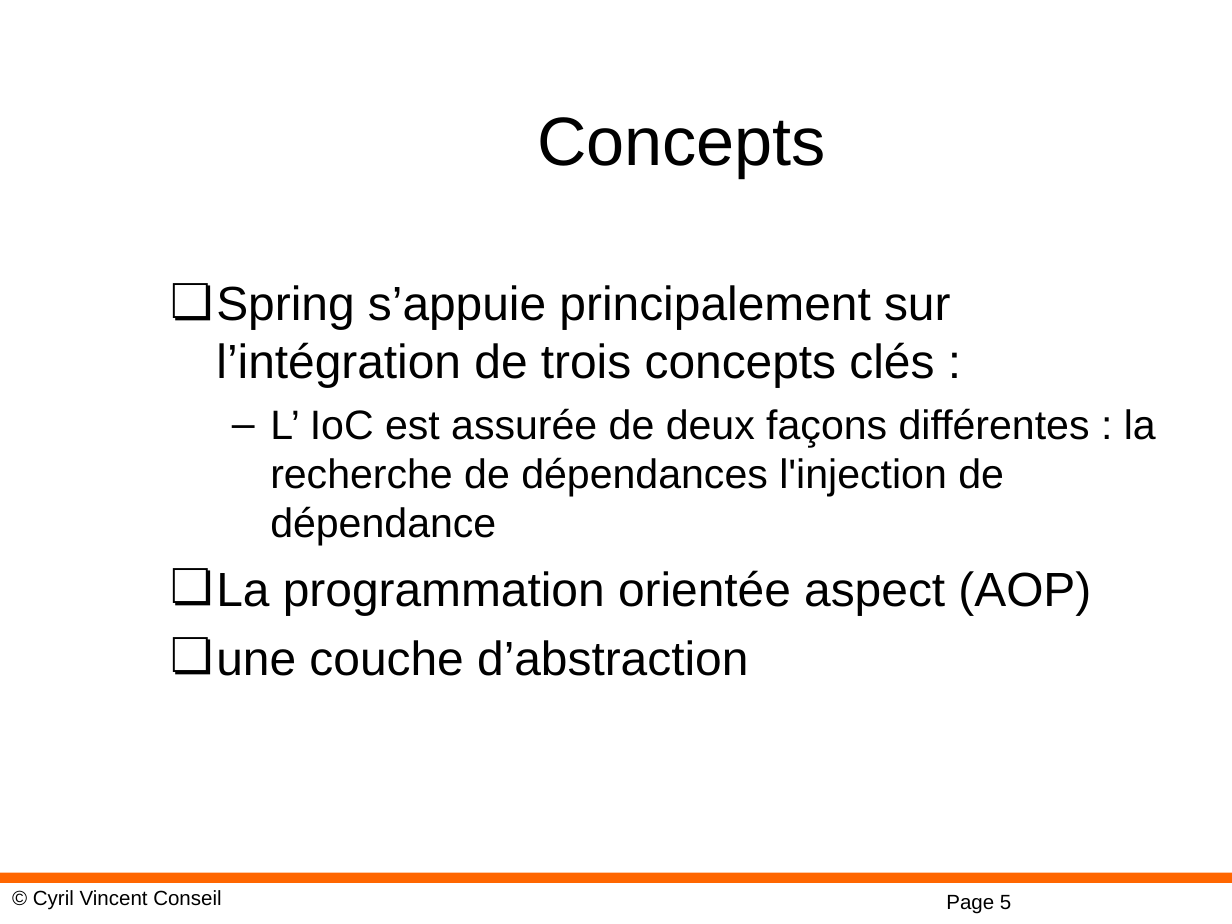
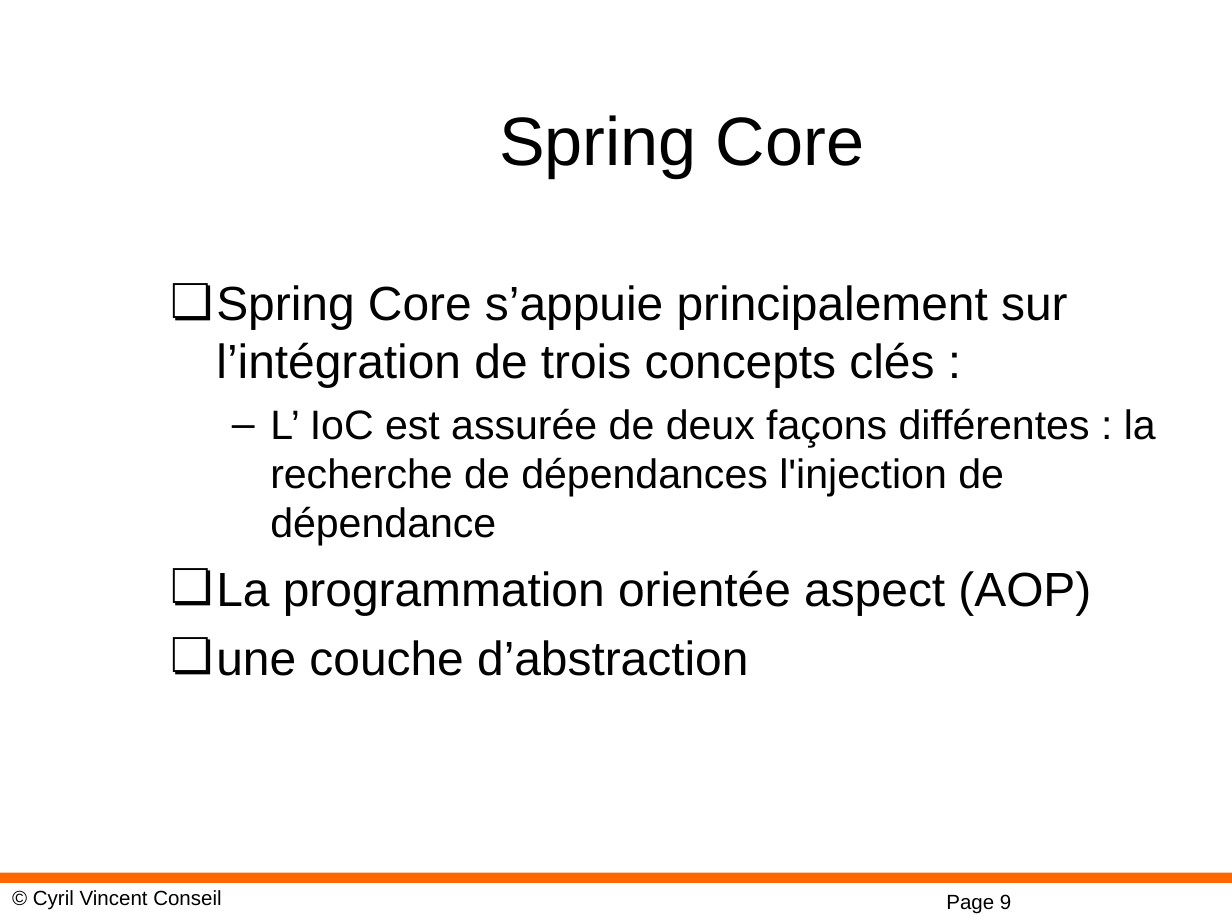
Before and after one commit to cyrilvincent/spring, a slide deck: slide 9 of ppt/01-SpringIntro.ppt (slide 5 before the commit). Drawn at 1232x924 pixels with LibreOffice and Linux fonts; fonts in the diff are those of the drawing; background and template pictures are left out. Boxes give left, top, right and bottom in pixels: in the first picture for what was removed or moved away, otherwise in the second. Text is boxed around its words. In the diff, an @@ line names an element or a change of style, - is before the commit and + after.

```diff
--- a/ppt/01-SpringIntro.ppt
+++ b/ppt/01-SpringIntro.ppt
@@ title at box(499, 115, 864, 178): text changed @@
-Concepts
+Spring Core
@@ text at box(216, 285, 1068, 387): text changed @@
-❏ Spring s’appuie principalement sur l’intégration de trois concepts clés :
+❏ Spring Core s’appuie principalement sur l’intégration de trois concepts clés :
@@ page number at box(946, 894, 1011, 914): text changed @@
-Page 5
+Page 9
```
Also in this commit, not shown: 3 other slides changed, 5 slides added, 2 slides removed, 14 other files.
